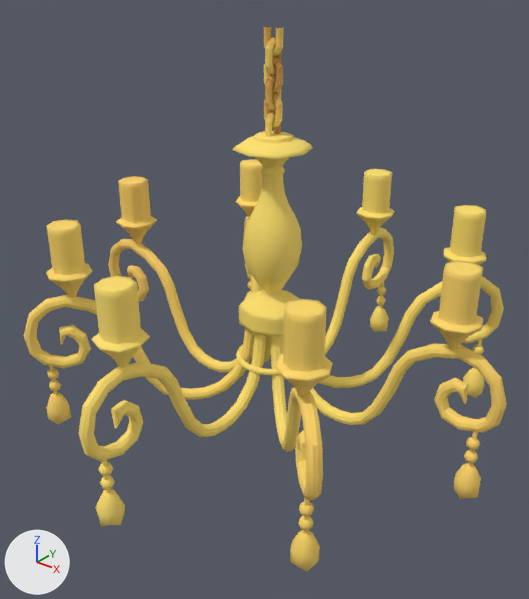
A saved change to the OBJ model ProyectoFinal/Models/Pan/Candelabro.obj.
Before and after are seen from a 50 mm lens placed at (7.06, -9.04, 1.13), pointed at (0.16, -0.42, -4.22). The axes (+X, +Y, +Z) are drawn at lower left. The lights are the same throughout. Where no turn or scale is listed for an object, it has been applied to the vertices.

Names of what the first picture shows: 'Candelabro'.
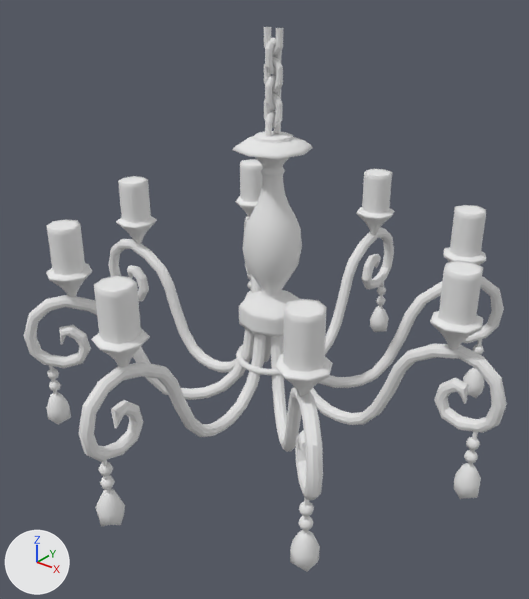
The newer file is also rescaled (x1.66) as a whole; pictures and numbers use the older file's frame.

Patch to the scene script:
```diff
--- a/ProyectoFinal/Models/Pan/Candelabro.obj.py
+++ b/ProyectoFinal/Models/Pan/Candelabro.obj.py
@@ mat_blinn1sg @@
+mat_blinn1sg = principled_material('blinn1SG')
+mat_blinn1sg.base_color = (0.8, 0.8, 0.8)  # white #e7e7e7
+mat_blinn1sg.roughness = 1.0
@@ me_candelabro @@
 me_candelabro.from_pydata(...)  # 5238 vertices, 5200 faces; spans x -4.24..4.24, y -4.24..4.24, z -6.69..0.02
-me_candelabro.materials.append(mat_candelabro_blinn1sg)  # picture img_bordes_png
+me_candelabro.materials.append(mat_blinn1sg)  # white #e7e7e7
```

What differs and where, as boxes (x1, y1, x2, y2) in the pictures (529 x 599 px):
'Candelabro', recoloured (yellow to grey)
    both: (24, 27, 507, 572)
